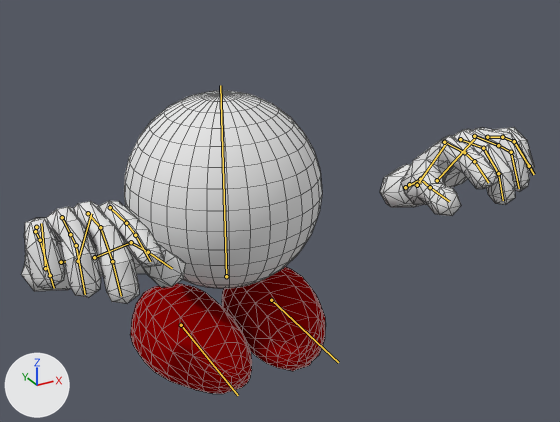
The Blender file Blender/Handy.blend as it was, and as the next commit left it.
Camera for both pictures: a camera (50 mm lens) standing at (-0.551, -1.215, 0.865) and looking at (0.06, -0.106, 0.31). Arrows for +X, +Y and +Z are at lower left; the lights stay in place. The bones that bend it are drawn over the model as lines. Mesh edges are drawn as thin lines.

In view in the first picture: 'Char.M'.
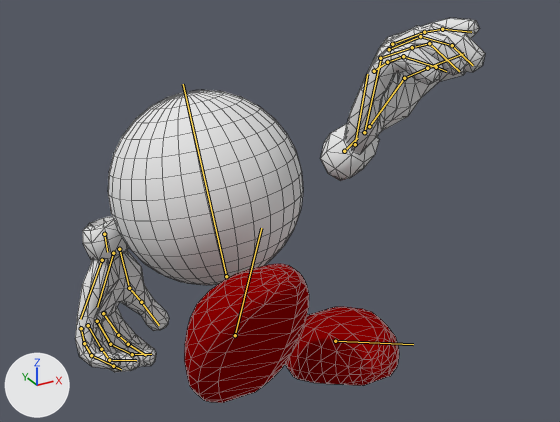
The newer file adds an action. The first version stands in its rest pose; the second is drawn at frame 1 of the action 'WallJump'.

Boxes (x1, y1, x2, y2) around the edits, measured in the pictures (560 x 422 px):
'Char.M', posed (20% narrower, 27% taller)
    before: (21, 91, 534, 394)
    after: (75, 18, 485, 403)
bone 'head', root to tip
    before: (226, 276) to (220, 85)
    after: (226, 276) to (183, 84)
bone 'RFoot', root to tip
    before: (181, 325) to (238, 395)
    after: (235, 335) to (261, 228)
bone 'LFoot', root to tip
    before: (271, 300) to (338, 362)
    after: (335, 341) to (413, 344)

The change, as a diff of the scene's bpy script:
```diff
--- a/Blender/Handy.blend.py
+++ b/Blender/Handy.blend.py
@@ bone_head @@
 bone_head = bpy.data.objects['Char.A'].pose.bones['head']  # child of 'Main'
-bone_head.rotation_euler = (0.0, 0.0, 0.0)  # degrees (0, 0, 0)
+bone_head.rotation_euler = (0.279, 2.409, 0.297)  # degrees (16, 138, 17)
@@ bone_larm @@
 bone_larm = bpy.data.objects['Char.A'].pose.bones['LArm']  # child of 'ArmPivot'
-bone_larm.location = (0.0, 0.0, 0.0)
-bone_larm.rotation_euler = (0.0, 0.0, 0.0)  # degrees (0, 0, 0)
+bone_larm.location = (-0.006, -0.012, -0.119)
+bone_larm.rotation_euler = (-0.209, 0.105, -0.0175)  # degrees (-12, 6, -1)
@@ bone_lhand @@
 bone_lhand = bpy.data.objects['Char.A'].pose.bones['LHand']  # child of 'LArm'
-bone_lhand.location = (0.0, 0.0, 0.0)
-bone_lhand.rotation_euler = (0.0, 0.0, 0.0)  # degrees (0, 0, 0)
+bone_lhand.location = (-0.487, -0.558, -0.247)
+bone_lhand.rotation_euler = (1.309, 0.419, -1.571)  # degrees (75, 24, -90)
@@ bone_rarm @@
 bone_rarm = bpy.data.objects['Char.A'].pose.bones['RArm']  # child of 'ArmPivot'
-bone_rarm.location = (0.0, 0.0, 0.0)
-bone_rarm.rotation_euler = (0.0, 0.0, 0.0)  # degrees (0, 0, 0)
+bone_rarm.location = (-0.006, -0.012, 0.119)
+bone_rarm.rotation_euler = (0.209, -0.105, -0.0175)  # degrees (12, -6, -1)
@@ bone_rhand @@
 bone_rhand = bpy.data.objects['Char.A'].pose.bones['RHand']  # child of 'RArm'
-bone_rhand.location = (0.0, 0.0, 0.0)
-bone_rhand.rotation_euler = (0.0, 0.0, 0.0)  # degrees (0, 0, 0)
+bone_rhand.location = (0.279, -0.647, -0.276)
+bone_rhand.rotation_euler = (-0.541, -0.192, 1.815)  # degrees (-31, -11, 104)
@@ bone_rfoot @@
 bone_rfoot = bpy.data.objects['Char.A'].pose.bones['RFoot']  # child of 'RLeg'
-bone_rfoot.location = (0.0, 0.0, 0.0)
-bone_rfoot.rotation_euler = (0.0, 0.0, 0.0)  # degrees (0, 0, 0)
+bone_rfoot.location = (0.0, 1.233, 0.576)
+bone_rfoot.rotation_euler = (1.169, 0.0, 0.0)  # degrees (67, 0, 0)
@@ bone_lfoot @@
 bone_lfoot = bpy.data.objects['Char.A'].pose.bones['LFoot']  # child of 'LLeg'
-bone_lfoot.location = (0.0, 0.0, 0.0)
-bone_lfoot.rotation_euler = (0.0, 0.0, 0.0)  # degrees (0, 0, 0)
+bone_lfoot.location = (-0.181, 0.937, -0.016)
+bone_lfoot.rotation_euler = (0.489, 0.0, 0.0)  # degrees (28, 0, 0)
```
